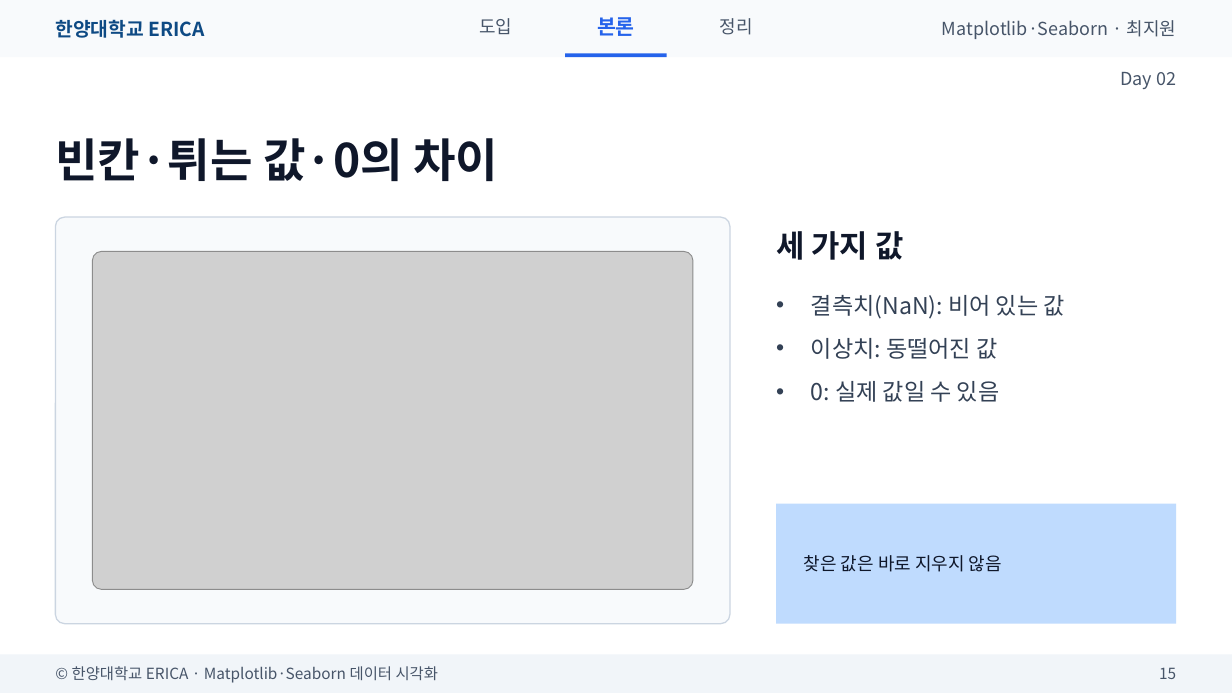
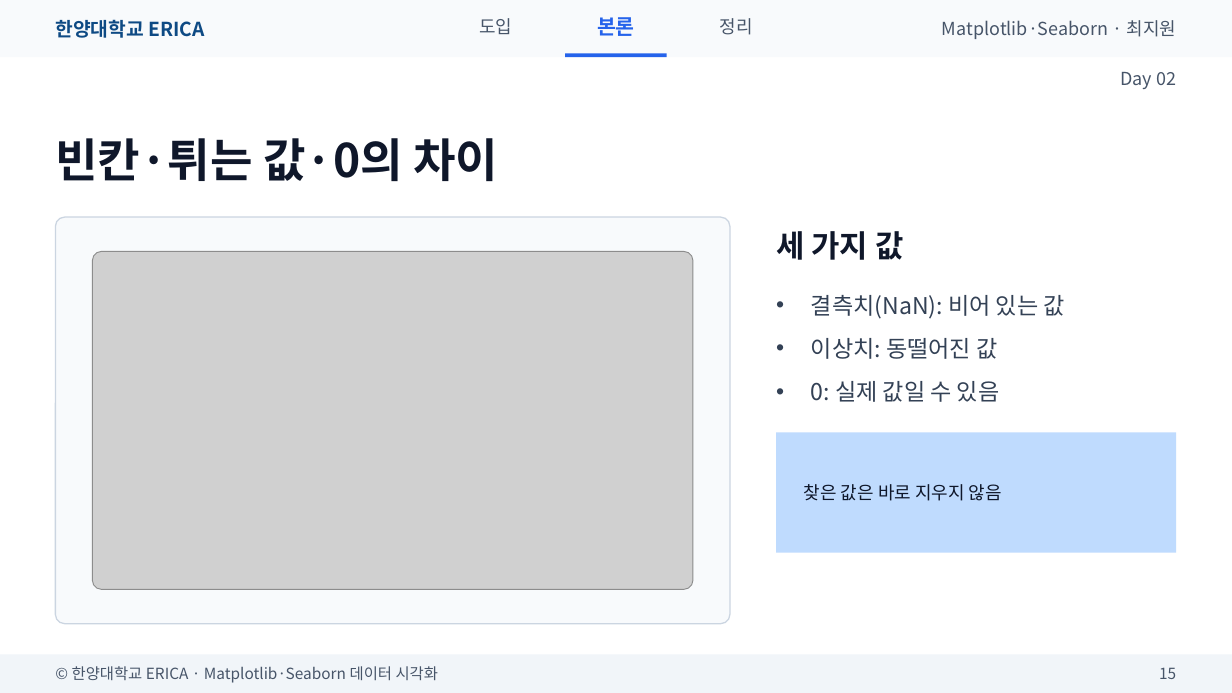
Before and after one commit to wonguwon/generate_lesson, a slide deck: slide 15 of materials/matplotlib-seaborn/ppt/Day02/Day02_pandas로데이터다루기.pptx. Drawn at 1232x693 pixels with LibreOffice and Linux fonts; fonts in the diff are those of the drawing; grey boxes stand for pictures. Boxes give left, top, right and bottom in pixels: in the first picture for what was removed or moved away, otherwise in the second. Text is boxed around its words. In the diff, an @@ line names an element or a change of style, - is before the commit and + after.

```diff
--- a/materials/matplotlib-seaborn/ppt/Day02/Day02_pandas로데이터다루기.pptx
+++ b/materials/matplotlib-seaborn/ppt/Day02/Day02_pandas로데이터다루기.pptx
@@ rectangle: place and size @@
-rectangle at bbox=[776, 504, 1177, 624]
+rectangle at bbox=[776, 433, 1177, 553]
@@ text "찾은 값은 바로 지우지 않음": place and size @@
-text "찾은 값은 바로 지우지 않음" at bbox=[804, 555, 1002, 572]
+text "찾은 값은 바로 지우지 않음" at bbox=[804, 484, 1002, 501]
```
Also in this commit, not shown: 7 other slides changed, 3 slides removed, 6 other files.
